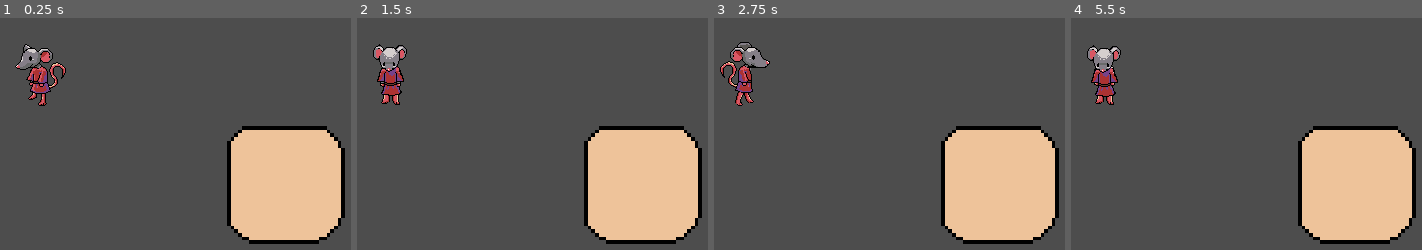
Above: before the commit, frames 1-4 (left to right).
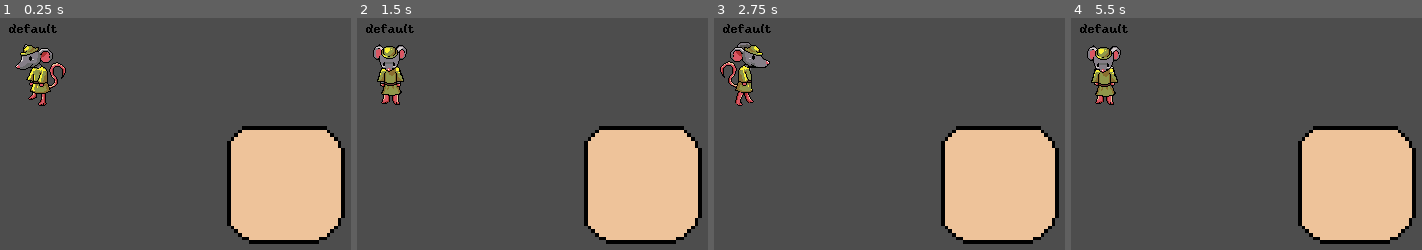
Above: after the commit, the same moments.

Repository: 0xspiderr/itec-2026
Game: Godot game, scene res://_rat/rat.tscn
The game is run twice, just before and just after one commit, with the same random seed, the same clock (stepped at 60 frames per second) and the same inputs. This scene is started directly instead of the project's main scene.
Inputs:
- Up to frame 1 (0.25 s): no input
- Up to frame 2 (1.5 s): hold D (right) 0.53-1.28 s; hold E (pickup) 0.53-1.28 s; hold Down (down) from 1.28 s (still down); tap E (pickup) at 1.35 s
- Up to frame 3 (2.75 s): release Down (down) at 2.03 s; hold D (right) from 2.03 s (still down); hold E (pickup) from 2.03 s (still down)
- Up to frame 4 (5.5 s): release D (right) at 2.78 s; release E (pickup) at 2.78 s; hold W (up) 2.78-3.53 s; tap E (pickup) at 2.85, 4.35 s; hold E (pickup) 3.53-4.28 s; hold A (left) 3.53-5.03 s; hold Down (down) from 5.03 s (still down); hold E (pickup) from 5.03 s (still down)

The runs differ from the first frame. In frame 1, 0.8% of the frame differs, in the area x 2-17%, y 2-33%; in frame 2, 0.9%, in the area x 2-17%, y 2-34%; in frame 3, 0.7%; in frame 4, 0.9%.
Error after the commit: Out of bounds get index '1' (on base: 'Dictionary') (res://_rat/rat.gd:51)

Commit message:
added: player name labels

Diff:
--- a/_hud/progress_bar.tres
+++ /dev/null
@@ -1,3 +0,0 @@
-[gd_resource type="Theme" format=3 uid="uid://btqw5i724e7h6"]
-
-[resource]
--- a/_level/level_1.tscn
+++ b/_level/level_1.tscn
@@ -1,7 +1,8 @@
 [gd_scene format=3 uid="uid://7tacau4f3hs6"]
 
-[ext_resource type="Texture2D" uid="uid://bydh5cqb6r4py" path="res://icon.svg" id="1_42i0l"]
 [ext_resource type="Script" uid="uid://bcdqsxsl18nyn" path="res://_level/level_manager.gd" id="1_xtfeo"]
+[ext_resource type="Texture2D" uid="uid://d0lno0rt64d8s" path="res://Assets/Map/empty_map_base_.png" id="2_xmt5o"]
+[ext_resource type="Texture2D" uid="uid://cvrmu13u4n481" path="res://Assets/Map/tree_frame_map.png" id="3_brrif"]
 [ext_resource type="PackedScene" uid="uid://ddfopkjypbgg1" path="res://_soup/soup.tscn" id="3_q4hp6"]
 [ext_resource type="PackedScene" uid="uid://g3sahwggyswl" path="res://_hud/soup_time_bar.tscn" id="4_7epgt"]
 
@@ -59,10 +60,18 @@
 
 [node name="Environment" type="Node2D" parent="." unique_id=1130732815]
 
+[node name="ColorRect" type="ColorRect" parent="Environment" unique_id=1986677109]
+offset_left = -1117.0
+offset_top = -945.0
+offset_right = 1112.0
+offset_bottom = 1132.0
+
 [node name="Ground" type="Sprite2D" parent="Environment" unique_id=717154542]
-position = Vector2(587, 338)
-scale = Vector2(8.046875, 5.34375)
-texture = ExtResource("1_42i0l")
+texture = ExtResource("2_xmt5o")
+
+[node name="MapFrame" type="Sprite2D" parent="Environment" unique_id=1654388055]
+texture_filter = 1
+texture = ExtResource("3_brrif")
 
 [node name="ItemSpawnTimer" type="Timer" parent="." unique_id=1399354534]
 wait_time = 2.0
--- a/_rat/rat.gd
+++ b/_rat/rat.gd
@@ -10,6 +10,7 @@
 @export var sprite_frame_index: int = 0
 @onready var interaction_area: Area2D = $InteractionArea
 @onready var item_tex: TextureRect = $CanvasLayer/MarginContainer/ItemSlot/ItemTex
+@onready var name_label: Label = %NameLabel
 
 const SPEED = 300.0
 
@@ -47,6 +48,7 @@
 		canvas_layer.hide()
 	else:
 		item_tex.texture = null
+	name_label.text = NetworkManager.peers[player_id]
 
 	if sprite_frame:
 		animated_sprite_2d.sprite_frames = sprite_frame
--- a/_rat/rat.tscn
+++ b/_rat/rat.tscn
@@ -85,6 +85,18 @@
 [node name="CollisionShape2D" type="CollisionShape2D" parent="InteractionArea" unique_id=249934080]
 shape = SubResource("CircleShape2D_dwesx")
 
+[node name="NameLabel" type="Label" parent="." unique_id=897652740]
+unique_name_in_owner = true
+offset_left = -57.0
+offset_top = -58.0
+offset_right = 53.0
+offset_bottom = -32.0
+theme_override_colors/font_color = Color(0, 0, 0, 1)
+theme_override_font_sizes/font_size = 12
+text = "default"
+horizontal_alignment = 1
+vertical_alignment = 1
+
 [node name="CanvasLayer" type="CanvasLayer" parent="." unique_id=907341926]
 
 [node name="MarginContainer" type="MarginContainer" parent="CanvasLayer" unique_id=150964335]
--- a/_soup/soup.gd
+++ b/_soup/soup.gd
@@ -55,7 +55,7 @@
 		_trigger_game_over.rpc()
 
 
-func server_receive_ingredient(player: RatController, item_name: String) -> void:
+func server_receive_ingredient(_player: RatController, item_name: String) -> void:
 	if not multiplayer.is_server() or is_game_over:
 		return
 
--- a/_soup/soup.tscn
+++ b/_soup/soup.tscn
@@ -8,6 +8,7 @@
 [ext_resource type="Texture2D" uid="uid://cq830jscb2q3h" path="res://Assets/Pickups/pickup_winter_berries.png" id="5_ld3k3"]
 [ext_resource type="Texture2D" uid="uid://bmissj4motivb" path="res://Assets/Pickups/pickup_turnip.png" id="6_000xh"]
 [ext_resource type="Texture2D" uid="uid://be2tp481vo457" path="res://Assets/UI/speech_bubble.png" id="6_8c1p4"]
+[ext_resource type="Texture2D" uid="uid://bu6ivw6s6i4xt" path="res://Assets/Pickups/pickup_frozen_rabbit_leg.png" id="7_htqbx"]
 
 [sub_resource type="AtlasTexture" id="AtlasTexture_0p4kj"]
 atlas = ExtResource("2_y8oxa")
@@ -78,6 +79,7 @@
 script = ExtResource("1_fotto")
 item_textures = Dictionary[String, Texture2D]({
 "dried barley": ExtResource("4_ld3k3"),
+"meat": ExtResource("7_htqbx"),
 "mushroom": ExtResource("3_8c1p4"),
 "turnip": ExtResource("6_000xh"),
 "wild leeks": ExtResource("2_7r22i"),
--- a/project.godot
+++ b/project.godot
@@ -38,7 +38,6 @@
 
 [gui]
 
-theme/custom="uid://dvijotoehyp5y"
 theme/custom_font="uid://daanan4q0ggpn"
 
 [input]
